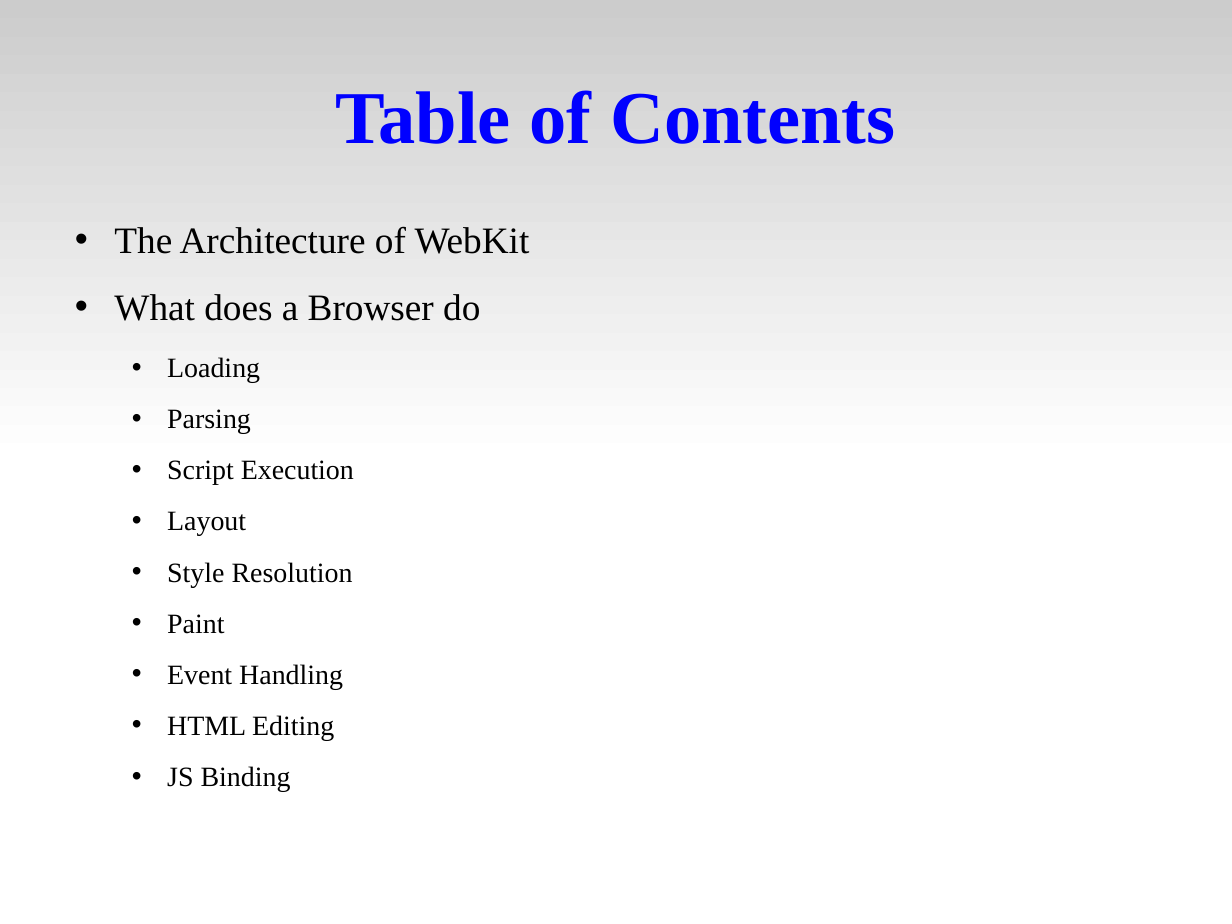
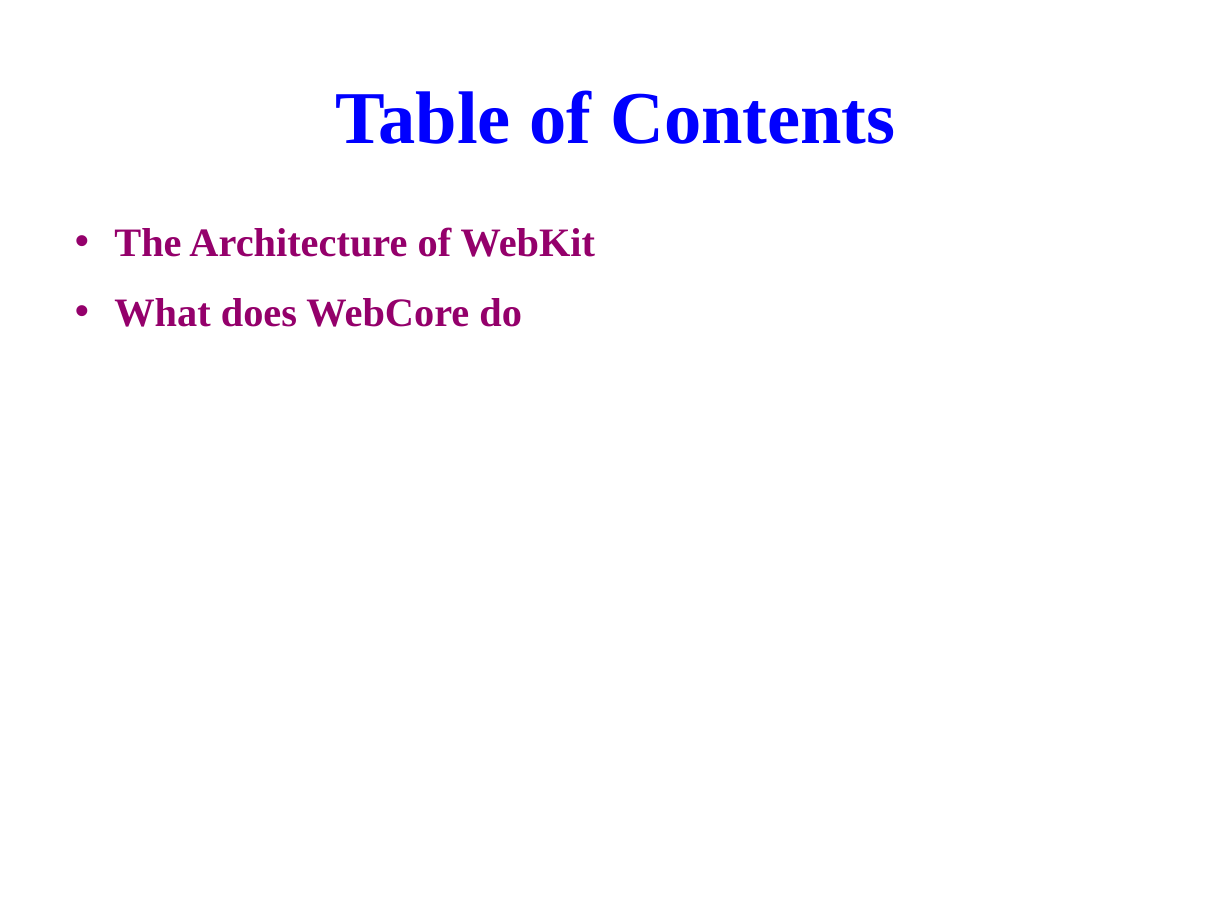
Before and after one commit to tsaicw/browser_research, a slide deck: slide 2 of WebKit/WebKit.odp. Drawn at 1232x924 pixels with LibreOffice and Linux fonts; fonts in the diff are those of the drawing; background and template pictures are left out. Boxes give left, top, right and bottom in pixels: in the first picture for what was removed or moved away, otherwise in the second. Text is boxed around its words. In the diff, an @@ line names an element or a change of style, - is before the commit and + after.

Commit message:
[WebKit]   Change the presentation's theme.   Modify the "Table of Contents".   Change "Http Protocol" page to "Network Communication" page.   Add "Major Classes for Loading" page.

```diff
--- a/WebKit/WebKit.odp
+++ b/WebKit/WebKit.odp
@@ rectangle removed at box(0, 0, 1232, 462) @@
@@ text at box(114, 227, 596, 257): size 24 to 26 pt, text colour #000000 to #94006B, bold on in "The Architecture of WebKit" @@
@@ text at box(114, 298, 522, 327): text changed; size 18 to 26 pt; text colour #000000 to #94006B; bold on @@
-• What does a Browser do
-  • Loading
-  • Parsing
-  • Script Execution
-  • Layout
-  • Style Resolution
-  • Paint
-  • Event Handling
-  • HTML Editing
-  • JS Binding
+• What does WebCore do
```
Also in this commit, not shown: 60 other slides changed, 2 slides added, 1 slide removed.
